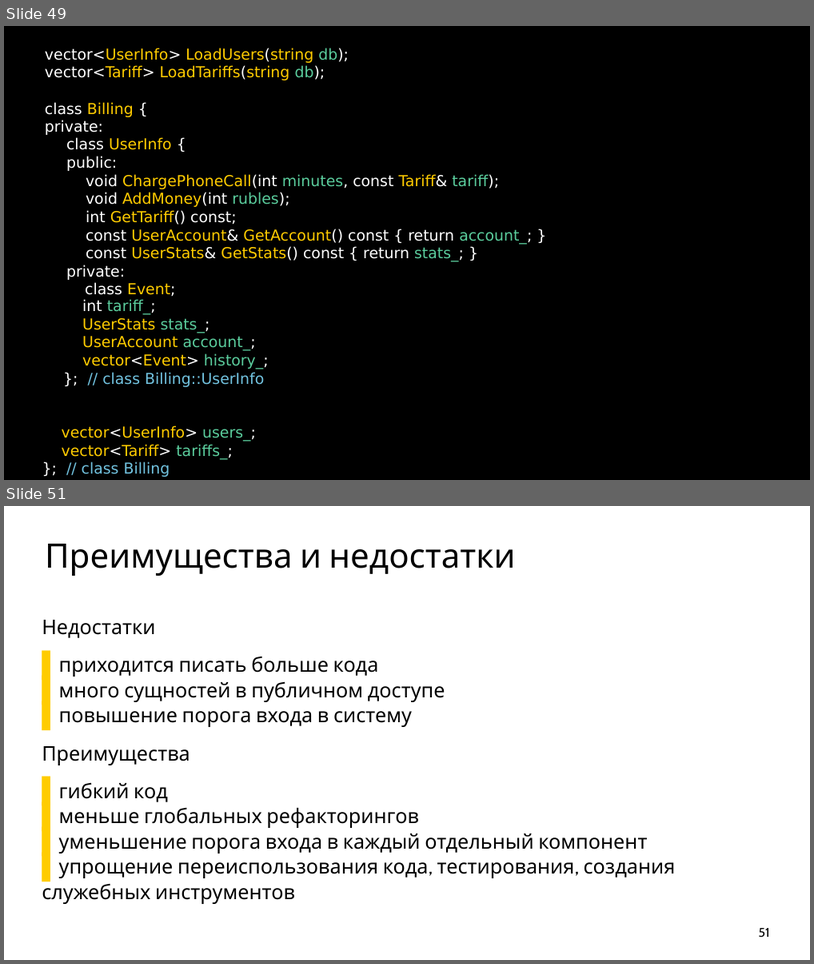
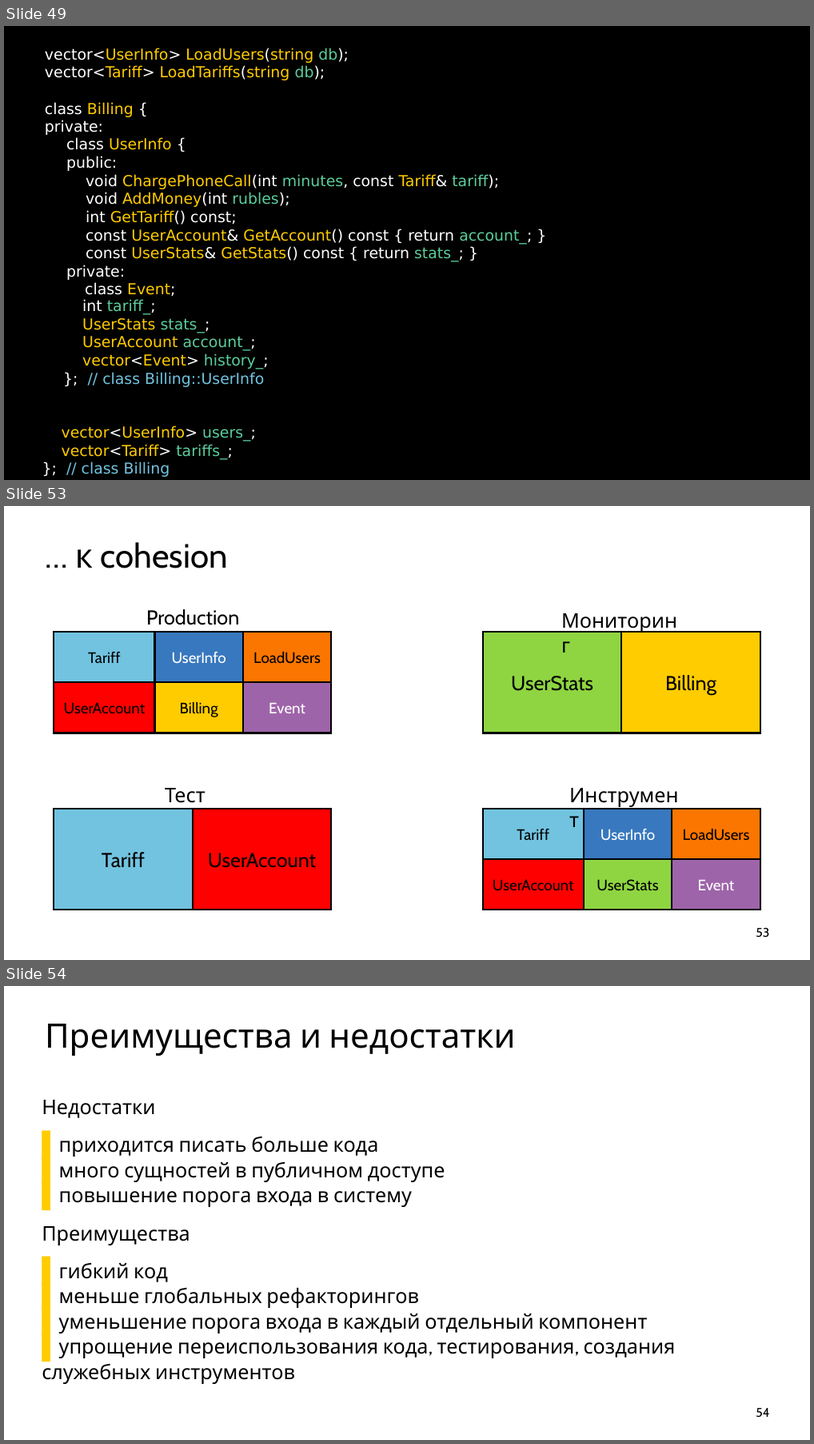
Before and after one commit to ishfb/cpprus17, a slide deck: slides.pptx. Shown one above the other, each under a label of ours: slides 49 and 51 before the commit, slides 49, 53 and 54 after it; the slides between them are not shown. The pictures are 814x964 and 814x1444 pixels, drawn with LibreOffice and Linux fonts; fonts in the diff are those of the drawing. Boxes give left, top, right and bottom in pixels: in the first picture for what was removed or moved away, otherwise in the second. Text is boxed around its words. In the diff, an @@ line names an element or a change of style, - is before the commit and + after.

```diff
--- a/slides.pptx
+++ b/slides.pptx
@@ slide 53 added at (4,506,810,960), background #FFFFFF @@
@@ title added at (75,542,228,568), 80 pt, text #000000 @@
+… к cohesion
@@ text added at (146,609,239,625), 48 pt, text #000000 @@
+Production
@@ text added at (558,607,685,634), 48 pt, text #000000 @@
+Мониторинг
@@ rectangle added at (54,632,155,682), fill #72C3E0, outline #000000 4 pt, 36 pt, text #000000 @@
+Tariff
@@ rectangle added at (155,632,243,682), fill #3878BE, outline #000000 4 pt, 36 pt, text #FFFFFF @@
+UserInfo
@@ rectangle added at (243,632,331,682), fill #FB7600, outline #000000 4 pt, 36 pt, text #000000 @@
+LoadUsers
@@ rectangle added at (483,632,622,733), fill #8FD541, outline #000000 4 pt, 48 pt, text #000000 @@
+UserStats
@@ rectangle added at (622,632,761,733), fill #FFCC00, outline #000000 4 pt, 48 pt, text #000000 @@
+Billing
@@ rectangle added at (54,682,155,733), fill #FF0000, outline #000000 4 pt, 36 pt, text #000000 @@
+UserAccount
@@ rectangle added at (155,682,243,733), fill #FFCC00, outline #000000 4 pt, 36 pt, text #000000 @@
+Billing
@@ rectangle added at (243,682,331,733), fill #9E64A9, outline #000000 4 pt, 36 pt, text #FFFFFF @@
+Event
@@ text added at (162,781,223,808), 48 pt, text #000000 @@
+Тесты
@@ text added at (567,781,689,808), 48 pt, text #000000 @@
+Инструмент
@@ rectangle added at (54,808,193,909), fill #72C3E0, outline #000000 4 pt, 48 pt, text #000000 @@
+Tariff
@@ rectangle added at (193,808,331,909), fill #FF0000, outline #000000 4 pt, 48 pt, text #000000 @@
+UserAccount
@@ rectangle added at (483,808,584,859), fill #72C3E0, outline #000000 4 pt, 36 pt, text #000000 @@
+Tariff
@@ rectangle added at (584,808,672,859), fill #3878BE, outline #000000 4 pt, 36 pt, text #FFFFFF @@
+UserInfo
@@ rectangle added at (673,808,761,859), fill #FB7600, outline #000000 4 pt, 36 pt, text #000000 @@
+LoadUsers
@@ rectangle added at (483,859,584,909), fill #FF0000, outline #000000 4 pt, 36 pt, text #000000 @@
+UserAccount
@@ rectangle added at (584,859,672,909), fill #8FD541, outline #000000 4 pt, 36 pt, text #000000 @@
+UserStats
@@ rectangle added at (673,859,761,909), fill #9E64A9, outline #000000 4 pt, 36 pt, text #FFFFFF @@
+Event
@@ page number added at (756,927,770,937), 30 pt, text #000000 @@
+53
@@ what was slide 51 is now slide 54 @@
@@ page number at (756,1408,770,1417): text changed @@
-51
+54
```
Also in this commit, not shown: 3 other slides added, 1 slide removed, 1 other file.
